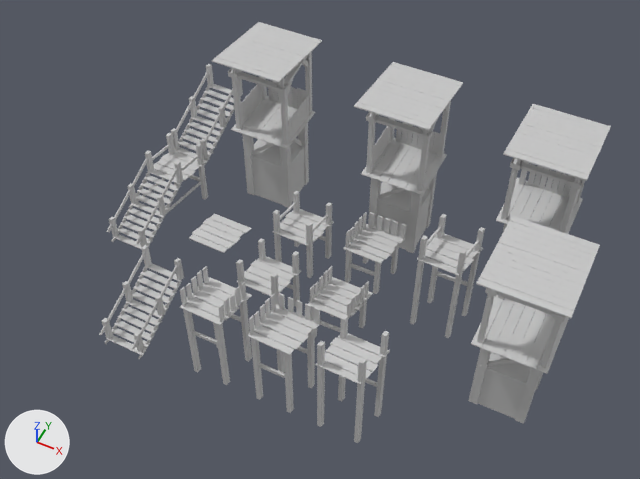
The FBX model Assets/Objects and Particles/MedievaStairl and Tower/StairAndTower.FBX as it was, and as the next commit left it.
The view is the same before and after, from a camera (50 mm lens) standing at (10.1, -20.6, 26.4) and looking at (0.7, -1.8, 2.9). The lights are fixed; the arrows at lower left show +X, +Y and +Z. Where no turn or scale is listed for an object, it has been applied to the vertices.

The first picture shows 'Box004', 'Box005', 'Box006', 'Box007', 'PlatForm', 'PlatForm001', 'PlatForm003', 'PlatForm005', 'PlatForm006', 'PlatForm007', 'PlatForm008', 'Stair', 'StraightStair004'.
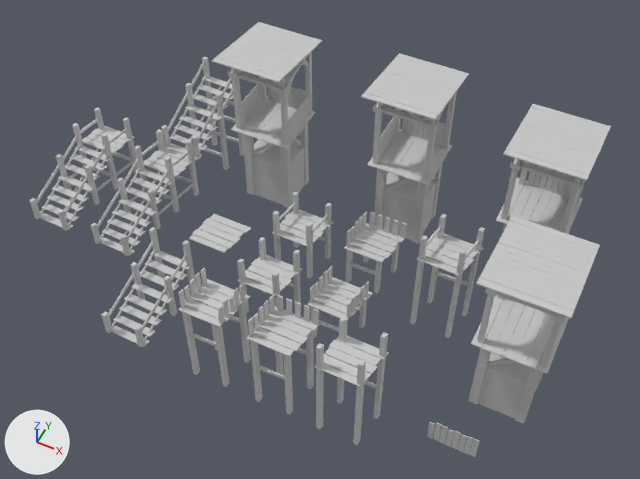
Where the change shows, as pixel boxes (x1, y1, x2, y2) in the pictures (640 x 479 px):
'Box005', moved: before (354, 62, 463, 253); after (361, 53, 469, 244)
'StraightStair004', reshaped, moved (12% wider, 7% taller): before (106, 64, 243, 250); after (91, 57, 244, 256)
'StraightStair006', added: after (29, 107, 138, 231)
'PlatForm005', moved, turned: before (248, 293, 321, 413); after (246, 295, 320, 414)
'PlatForm008', moved: before (315, 315, 390, 443); after (315, 317, 389, 445)
'PlatForm006', moved, turned: before (180, 266, 252, 385); after (179, 268, 251, 387)
'StraightStair007', added: after (101, 227, 196, 347)
'Stair', deleted: before (99, 245, 184, 359)
'PlatForm003', moved: before (343, 212, 406, 294); after (344, 212, 407, 293)
'PlatForm', moved, turned: before (273, 191, 334, 278); after (272, 192, 334, 279)
'PlatForm001', moved: before (236, 238, 301, 311); after (237, 237, 302, 314)
'Box008', added: after (427, 422, 480, 457)
part 1 of me_mesh_001, deleted: before (106, 64, 243, 250)
part 2 of me_mesh_001, built on: before (152, 71, 241, 187); after (91, 57, 244, 256)

Edits to the bpy script that builds the scene:
```text
Change me_mesh_001:
    used by ob_straightstair004; location = (-6.52, 0.0, 2.32)
    remove me_mesh_001.from_pydata(...)  # 1333 vertices, 2148 faces; spans x -1.3..1.25, y -3.44..3.24, z -2.31..2.33
    add me_mesh_001.from_pydata(...)  # 518 vertices, 338 faces; spans x -1.42..1.38, y -3.63..3.58, z -0.01..4.64
    me_mesh_001 part 1: 65 loose pieces with 1193 vertices, spanning x -1.3..1.25, y -3.44..3.24, z -2.31..2.33, are deleted
    me_mesh_001 part 2: 140 vertices removed from x -0.83..1.19, y -0.72..3.18, z -2.31..2.17; 518 vertices added at x -1.42..1.38, y -3.63..3.58, z -0.01..4.64
Add me_mesh_014_1:
    me_mesh_014_1.from_pydata(...)  # 256 vertices, 160 faces; spans x -1.16..1.17, y -2.12..2.15, z -0.01..2.95
    me_mesh_014_1.materials.append(mat_towerandstair)  # its picture is missing
Add me_mesh_015:
    me_mesh_015.from_pydata(...)  # 152 vertices, 98 faces; spans x -1.05..1.05, y -1.51..1.51, z -0.01..2.95
    me_mesh_015.materials.append(mat_towerandstair)  # its picture is missing
Add me_mesh_016:
    me_mesh_016.from_pydata(...)  # 64 vertices, 40 faces; spans x -0.85..0.85, y -0.01..0.01, z 0.0..1.09
    me_mesh_016.materials.append(mat_towerandstair)  # its picture is missing
Change ob_box005:
    ob_box005.location: (1.27, 1.96, 0.0) -> (1.27, 2.52, 0.0)
Change ob_platform005:
    ob_platform005.location: (1.69, -6.18, 4.04) -> (1.69, -6.25, 4.04)
    ob_platform005.rotation_euler: (0.0, 0.0, -0.0838) -> (0.0, 0.0, -0.0618)  # degrees (0, 0, -4.8) -> degrees (0, 0, -3.5)
Change ob_straightstair004:
    ob_straightstair004.location: (-6.52, 0.0, 2.32) -> (-6.95, 0.0, 0.0)
Change ob_platform003:
    ob_platform003.location: (2.19, -0.2, 2.32) -> (2.19, -0.15, 2.32)
Change ob_platform008:
    ob_platform008.location: (4.08, -6.18, 4.05) -> (4.08, -6.26, 4.05)
Remove ob_stair:
    ob_stair = bpy.data.objects.new('Stair', me_mesh_004)
    ob_stair.location = (-3.85, -4.15, 2.32)
Change ob_platform006:
    ob_platform006.location: (-0.81, -6.18, 4.06) -> (-0.81, -6.26, 4.06)
    ob_platform006.rotation_euler: (0.0, 0.0, -0.0838) -> (0.0, 0.0, -0.0562)  # degrees (0, 0, -4.8) -> degrees (0, 0, -3.2)
Change ob_platform:
    ob_platform.location: (-0.52, -0.62, 2.32) -> (-0.52, -0.66, 2.32)
    ob_platform.rotation_euler: (0.0, 0.0, -0.0838) -> (0.0, 0.0, -0.0662)  # degrees (0, 0, -4.8) -> degrees (0, 0, -3.8)
Change ob_platform001:
    ob_platform001.location: (-0.52, -3.28, 2.32) -> (-0.52, -3.21, 2.32)
Add ob_straightstair006:
    ob_straightstair006 = bpy.data.objects.new('StraightStair006', me_mesh_014_1)
    ob_straightstair006.location = (-10.2, -1.51, 0.0)
Add ob_straightstair007:
    ob_straightstair007 = bpy.data.objects.new('StraightStair007', me_mesh_015)
    ob_straightstair007.location = (-4.37, -5.5, 0.0)
Add ob_box008:
    ob_box008 = bpy.data.objects.new('Box008', me_mesh_016)
    ob_box008.location = (7.48, -5.75, 0.0)
```
